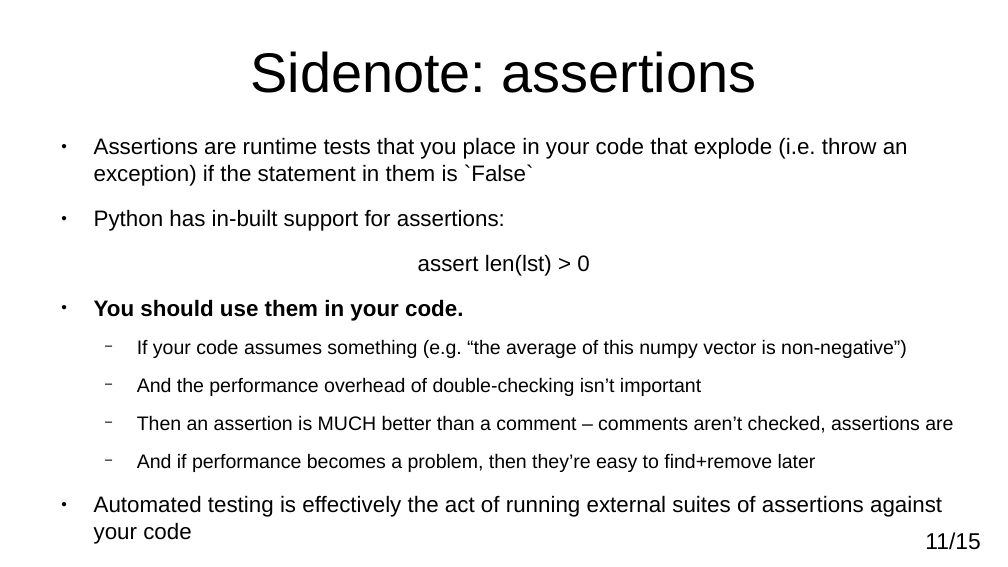
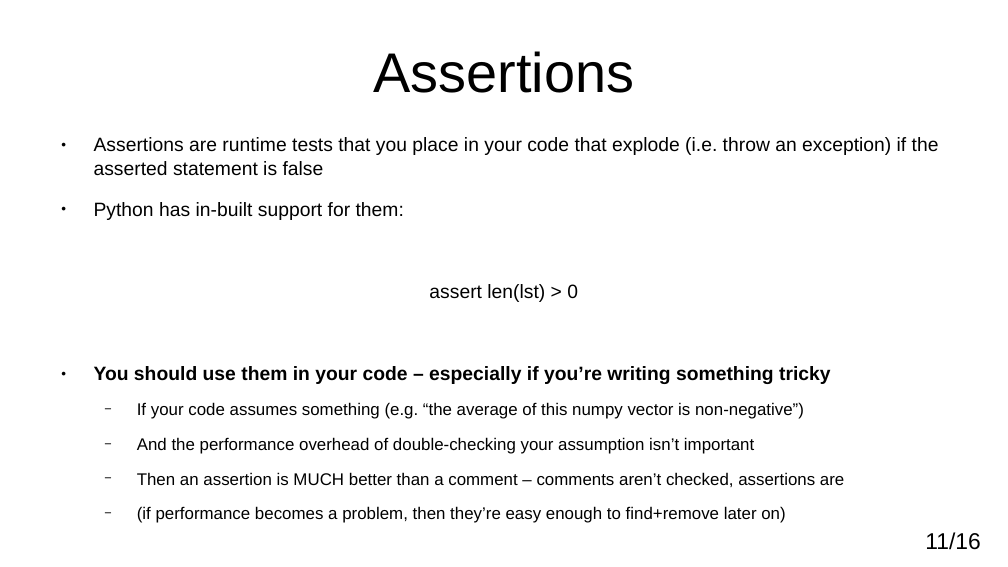
Before and after one commit to adamkewley/rse-meetups, a slide deck: slide 11 of 4_SoftwareImplementation/PresentationSlides.odp. Drawn at 1008x567 pixels with LibreOffice and Linux fonts; fonts in the diff are those of the drawing. Boxes give left, top, right and bottom in pixels: in the first picture for what was removed or moved away, otherwise in the second. Text is boxed around its words. In the diff, an @@ line names an element or a change of style, - is before the commit and + after.

```diff
--- a/4_SoftwareImplementation/PresentationSlides.odp
+++ b/4_SoftwareImplementation/PresentationSlides.odp
@@ title at <box>373,51,634,93</box>: text changed @@
-Sidenote: assertions
+Assertions
@@ text at <box>94,137,939,220</box>: text changed; size 17.6 to 15.2 pt @@
-● Assertions are runtime tests that you place in your code that explode (i.e. throw an exception) if the statement in them is `False`
-● Python has in-built support for assertions:
+● Assertions are runtime tests that you place in your code that explode (i.e. throw an exception) if the asserted statement is false
+● Python has in-built support for them:
@@ text at <box>137,284,844,487</box>: size 17.6 to 15.2 pt in "assert len(lst) > 0"; size 15.4 to 13.3 pt in "If your code assumes something (e.g. “the ...", "Then an assertion is MUCH better than ..." @@
@@ text at <box>94,366,831,384</box>: text changed; size 17.6 to 15.2 pt @@
-● You should use them in your code.
+● You should use them in your code – especially if you’re writing something tricky
@@ text at <box>137,437,754,454</box>: text changed; size 15.4 to 13.3 pt @@
-  − And the performance overhead of double-checking isn’t important
+  − And the performance overhead of double-checking your assumption isn’t important
@@ text at <box>137,506,785,523</box>: text changed; size 17.6 to 13.3 pt @@
-  − And if performance becomes a problem, then they’re easy to find+remove later
-● Automated testing is effectively the act of running external suites of assertions against your code
+  − (if performance becomes a problem, then they’re easy enough to find+remove later on)
@@ page number at <box>925,532,980,550</box>: text changed @@
-11/15
+11/16
```
Also in this commit, not shown: 5 other slides changed, 1 slide added, 1 other file.
